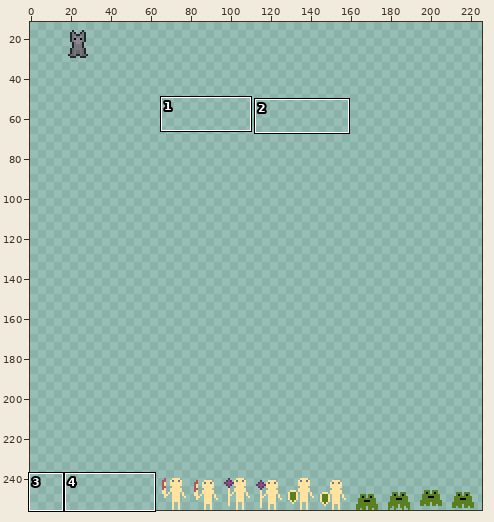
Two states of a pixel-art file, Assets/Sprites/altas.aseprite. Above, an overview of the earlier version with the close-up marked.
Close-up. Before the edit:
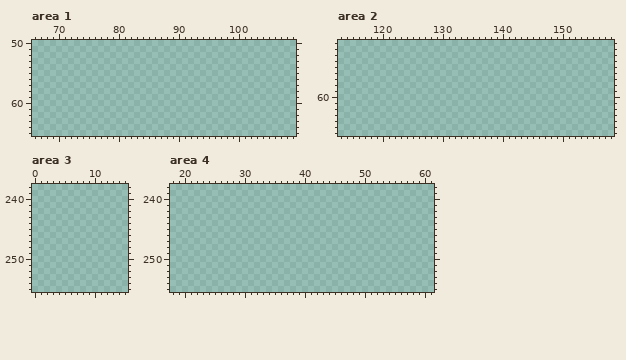
256x256 pixels, 1 frame. Colours within 5 levels of each other are drawn and written as one. Shown: area 1: x 66..109, y 50..65; area 2: x 113..158, y 51..66; area 3: x 0..15, y 238..255; area 4: x 18..61, y 238..255. The old version is drawn lined up with the new one. The wide view leaves out empty margins. The commit also changed other parts of the picture, which this record leaves out.
Once edited:
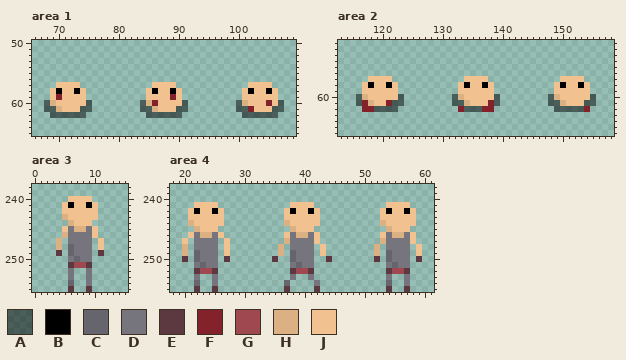
Palette (. is transparent): A #00000080  B #000000  C #66646d  D #76747d  E #5c3841  F #84222b  G #a04850  H #dbb184  J #f1c28f
From old to new:
drawings rearranged on the sheet (the old picture shows each at its new place; 5 dropped ones are not shown)
--- area 1
@@ x 66..109 @@
 56 ............................................
-57 ............................................
-58 ............................................
-59 ............................................
-60 ............................................
-61 ............................................
-62 ............................................
+57 ....JJJJ............JJJJ............JJJJ....
+58 ...JBJJBJ..........JBJJBJ..........JBJJBJ...
+59 ...JFJJJJ..........JJJJFJ..........JJJJJJ...
+60 ..AHJJJJJA........AHFJJJJA........AHJJJFJA..
+61 ..AAHJJJAA........AAHJJJAA........AAFJJJAA..
+62 ...AAAAAA..........AAAAAA..........AAAAAA...
 63 ............................................
--- area 2
@@ x 113..158 @@
 56 ..............................................
-57 ..............................................
-58 ..............................................
-59 ..............................................
-60 ..............................................
-61 ..............................................
-62 ..............................................
+57 .....JJJJ............JJJJ............JJJJ.....
+58 ....JBJJBJ..........JBJJBJ..........JBJJBJ....
+59 ....JJJJJJ..........JJJJJJ..........JJJJJJ....
+60 ...AHJJJJJA........AHJJJJJA........AHJJJJJA...
+61 ...AFHJJFAA........AAHJJJFA........AAHJJJAA...
+62 ....FFAAAA..........FAAAFF..........AAAAAF....
 63 ..............................................
--- area 3
@@ x 0..15 @@
 239 ................
-240 ................
-241 ................
-242 ................
-243 ................
-244 ................
-245 ................
-246 ................
-247 ................
-248 ................
-249 ................
-250 ................
-251 ................
-252 ................
-253 ................
-254 ................
-255 ................
+240 ......JJJJ......
+241 .....JBJJBJ.....
+242 .....JJJJJJ.....
+243 .....HJJJJJ.....
+244 ......HJJJ......
+245 .....JDHHDJ.....
+246 .....HDDDDJ.....
+247 ....H.DDDD.J....
+248 ....H.CDDD.J....
+249 ....E.CDDD.E....
+250 ......DCDD......
+251 ......EGGE......
+252 ......D..D......
+253 ......D..D......
+254 ......C..D......
+255 ......E..E......
--- area 4
@@ x 18..61 @@
 240 ............................................
-241 ............................................
-242 ............................................
-243 ............................................
-244 ............................................
-245 ............................................
-246 ............................................
-247 ............................................
-248 ............................................
-249 ............................................
-250 ............................................
-251 ............................................
-252 ............................................
-253 ............................................
-254 ............................................
-255 ............................................
+241 ....JJJJ............JJJJ............JJJJ....
+242 ...JBJJBJ..........JBJJBJ..........JBJJBJ...
+243 ...JJJJJJ..........JJJJJJ..........JJJJJJ...
+244 ...HJJJJJ..........HJJJJJ..........HJJJJJ...
+245 ....HJJJ............HJJJ............HJJJ....
+246 ...JDHHDJ..........JDHHDJ..........JDHHDJ...
+247 ..J.DDDD.J.........HDDDDJ..........HDDDDJ...
+248 ..H.DDDD.J........H.DDDD.J........H.DDDD.J..
+249 ..H.CDDD.J........H.CDDD.J........H.CDDD.J..
+250 ..E.CDDD.E.......E..CDDD..E.......E.CDDD.E..
+251 ....DCDD............DCDD............DCDD....
+252 ....EGGE............EGGE............EGGE....
+253 ....D..D............D..D............D..D....
+254 ....C..D...........C....D...........C..D....
+255 ....E..E...........E....E...........E..E....
